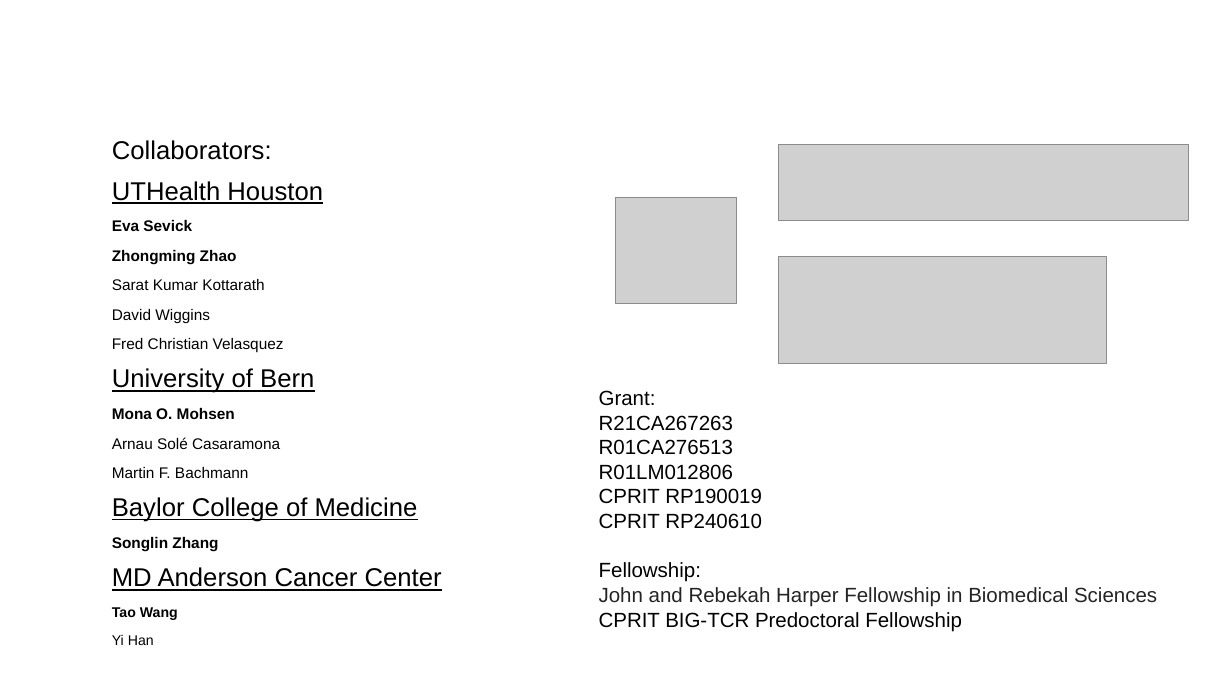
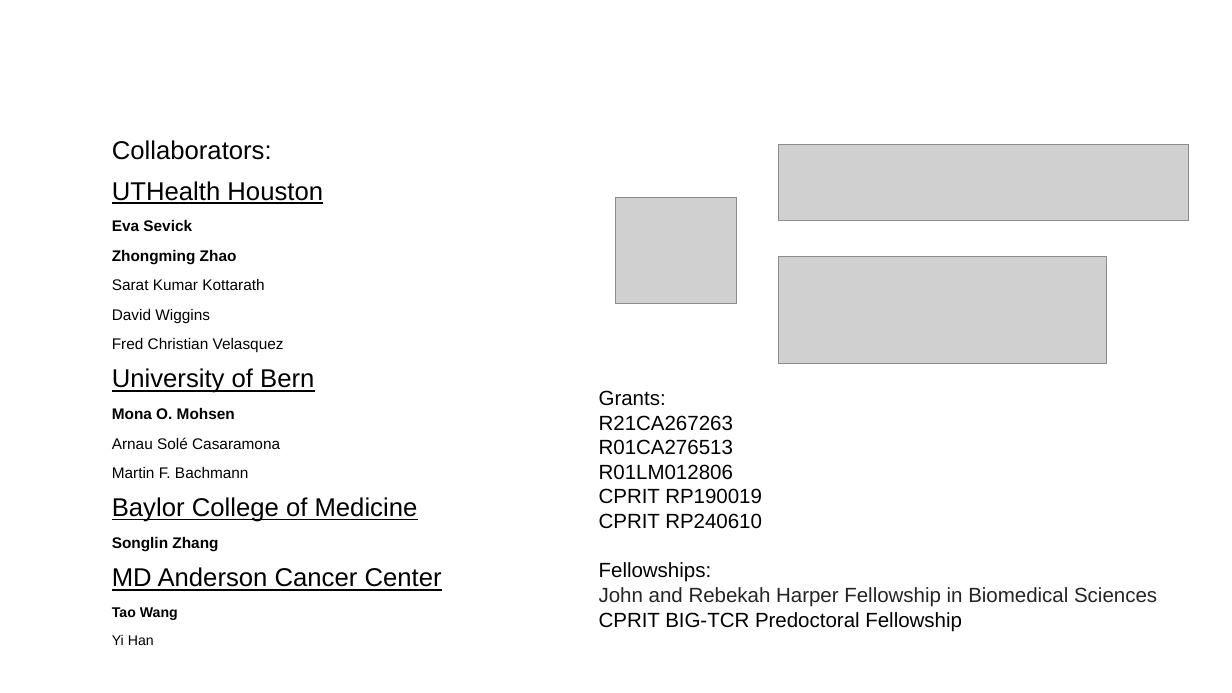
Before and after one commit to liuwd15/liuwd15.github.io, a slide deck: slide 19 of assets/presentations/QS seminar 2025.pptx. Drawn at 1232x693 pixels with LibreOffice and Linux fonts; fonts in the diff are those of the drawing; grey boxes stand for pictures; background and template pictures are left out. Boxes give left, top, right and bottom in pixels: in the first picture for what was removed or moved away, otherwise in the second. Text is boxed around its words. In the diff, an @@ line names an element or a change of style, - is before the commit and + after.

```diff
--- a/assets/presentations/QS seminar 2025.pptx
+++ b/assets/presentations/QS seminar 2025.pptx
@@ text at (599, 390, 666, 406): text changed @@
-Grant:
+Grants:
@@ text at (599, 562, 712, 582): text changed @@
-Fellowship:
+Fellowships:
```
Also in this commit, not shown: 8 other slides changed, 1 slide added.
